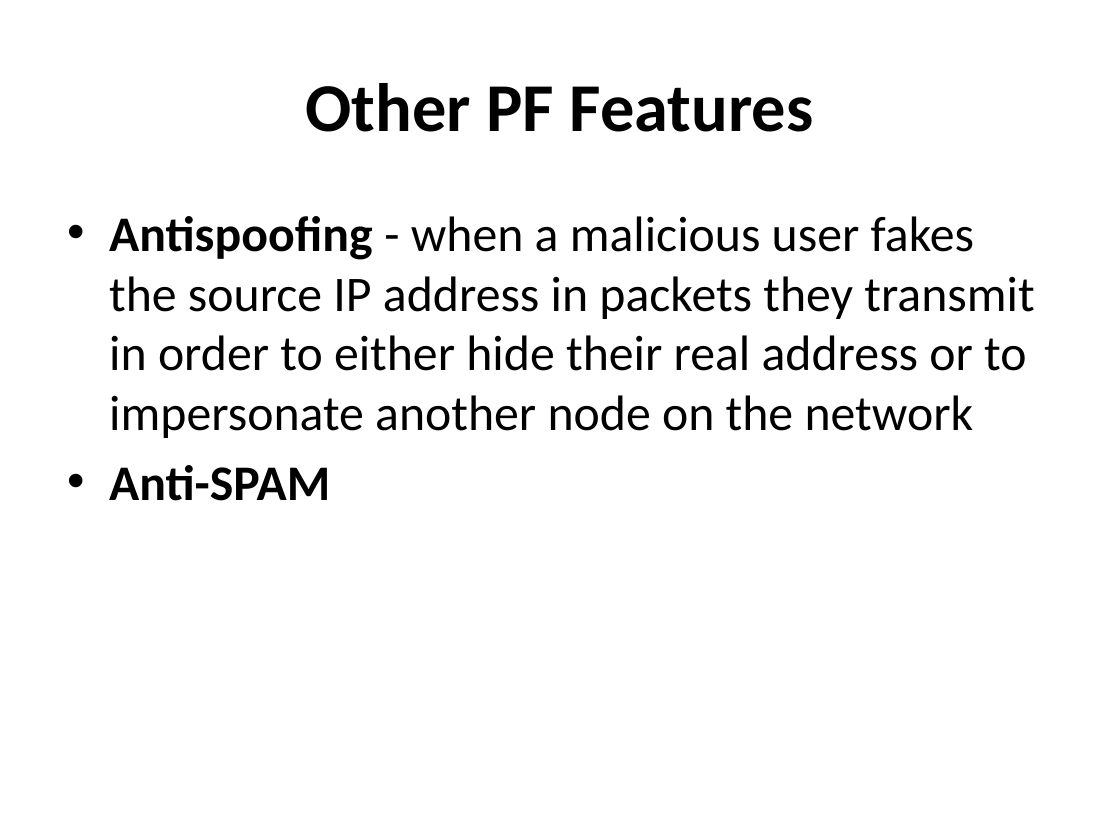
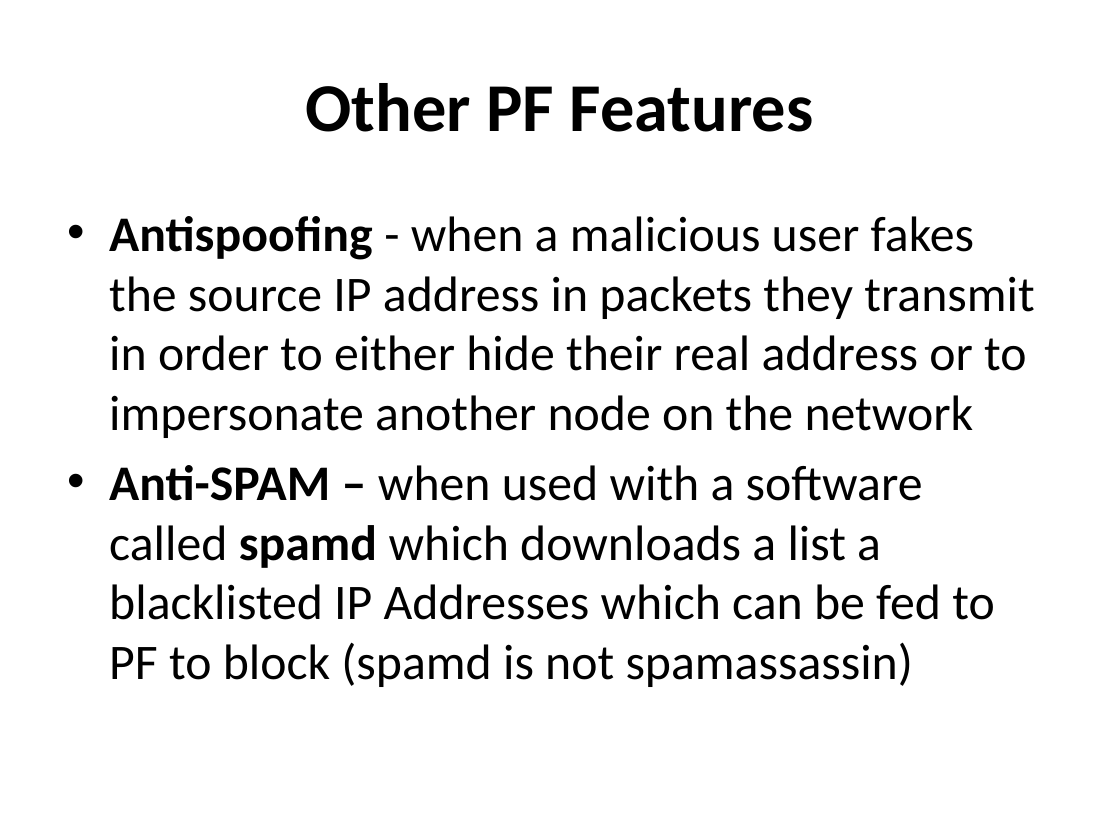
Before and after one commit to afnog/sse, a slide deck: slide 24 of firewalls/Firewalling in FreeBSD-v1.pptx. Drawn at 1120x840 pixels with LibreOffice and Linux fonts; fonts in the diff are those of the drawing. Boxes give left, top, right and bottom in pixels: in the first picture for what was removed or moved away, otherwise in the second. Text is boxed around its words. In the diff, an @@ line names an element or a change of style, - is before the commit and + after.

```diff
--- a/firewalls/Firewalling in FreeBSD-v1.pptx
+++ b/firewalls/Firewalling in FreeBSD-v1.pptx
@@ text at bbox=[109, 465, 994, 687]: text changed; bold off @@
-• Anti-SPAM
+• Anti-SPAM – when used with a software called spamd which downloads a list a blacklisted IP Addresses which can be fed to PF to block (spamd is not spamassassin)
```
Also in this commit, not shown: 1 other slide changed.
